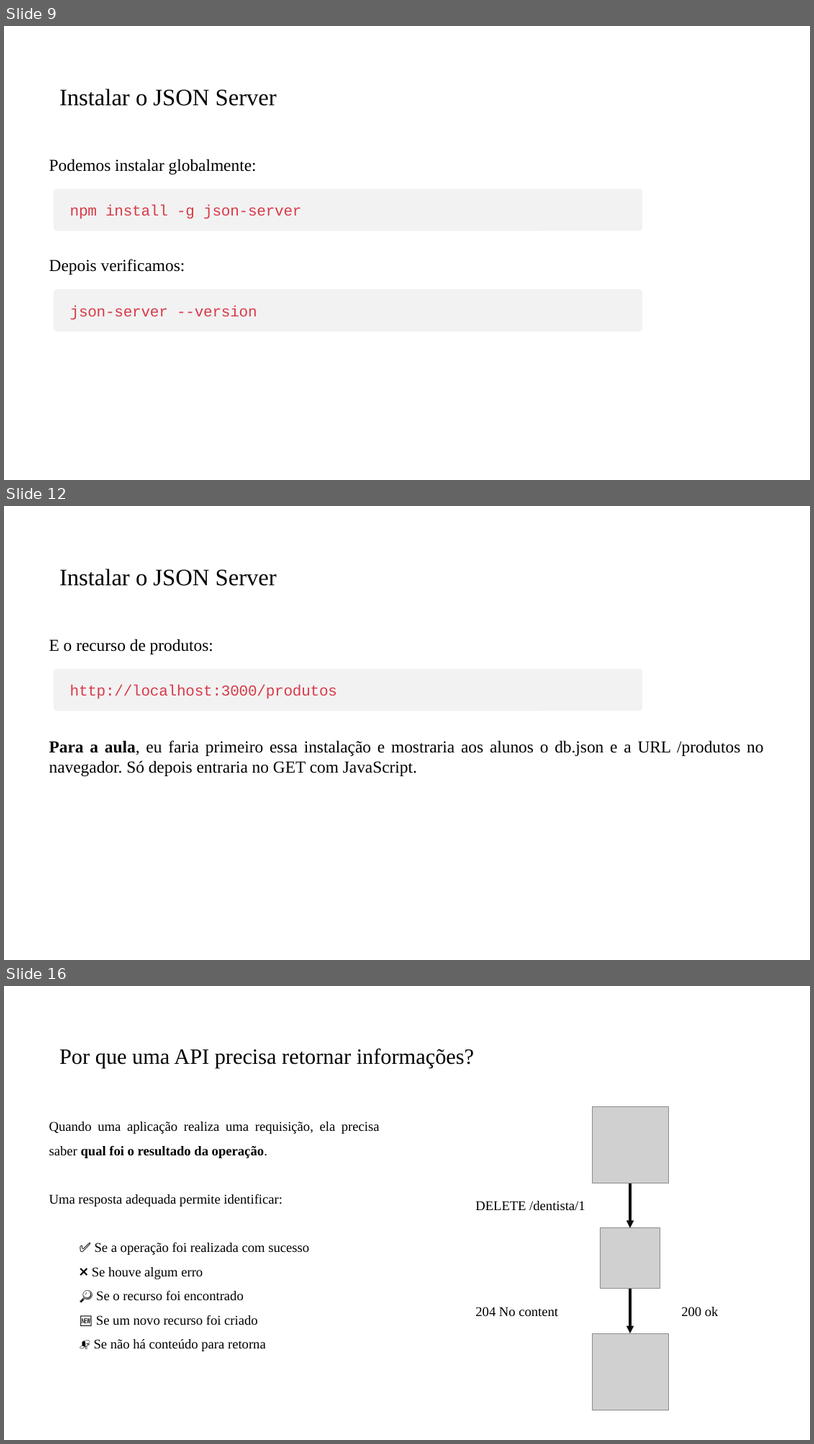
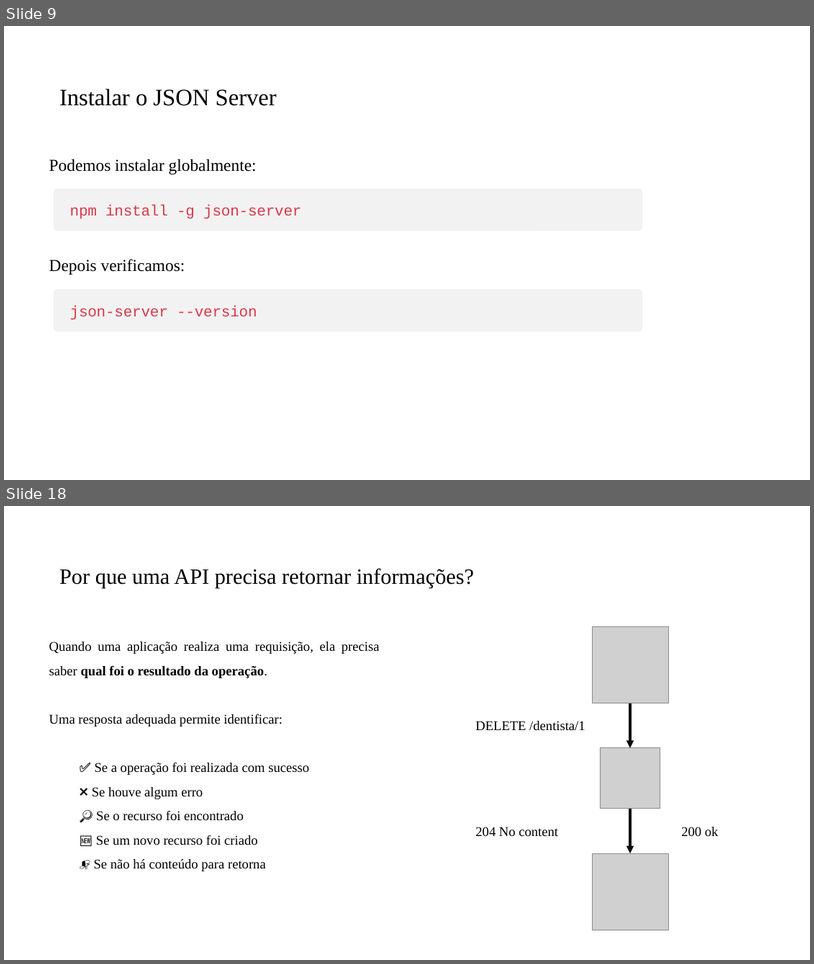
Before and after one commit to PedroMiho/UMC, a slide deck: SI/Programação para Internet/Módulo 2 - JavaScript/Aula03 - Implementado o CRUD/Implementando CRUD.pptx. Shown one above the other, each under a label of ours: slides 9, 12 and 16 before the commit, slides 9 and 18 after it; the slides between them are not shown. The pictures are 814x1444 and 814x964 pixels, drawn with LibreOffice and Linux fonts; fonts in the diff are those of the drawing; grey boxes stand for pictures; background and template pictures are left out. Boxes give left, top, right and bottom in pixels: in the first picture for what was removed or moved away, otherwise in the second. Text is boxed around its words. In the diff, an @@ line names an element or a change of style, - is before the commit and + after.

```diff
--- a/SI/Programação para Internet/Módulo 2 - JavaScript/Aula03 - Implementado o CRUD/Implementando CRUD.pptx
+++ b/SI/Programação para Internet/Módulo 2 - JavaScript/Aula03 - Implementado o CRUD/Implementando CRUD.pptx
@@ slide 12 removed at [4,506,810,960], background #FFFFFF @@
@@ title removed at [59,569,277,586] @@
-Instalar o JSON Server
@@ text removed at [49,638,214,654] @@
-E o recurso de produtos:
@@ rounded rectangle removed at [54,669,643,711] @@
@@ text removed at [70,685,337,699] @@
-http://localhost:3000/produtos
@@ text removed at [49,740,764,776] @@
-Para a aula, eu faria primeiro essa instalação e mostraria aos alunos o db.json e a URL /produtos no navegador. Só depois entraria no GET com JavaScript.
@@ what was slide 16 is now slide 18 @@
```
Also in this commit, not shown: 1 slide changed, 5 slides added, 2 other slides removed, 1 other file.
